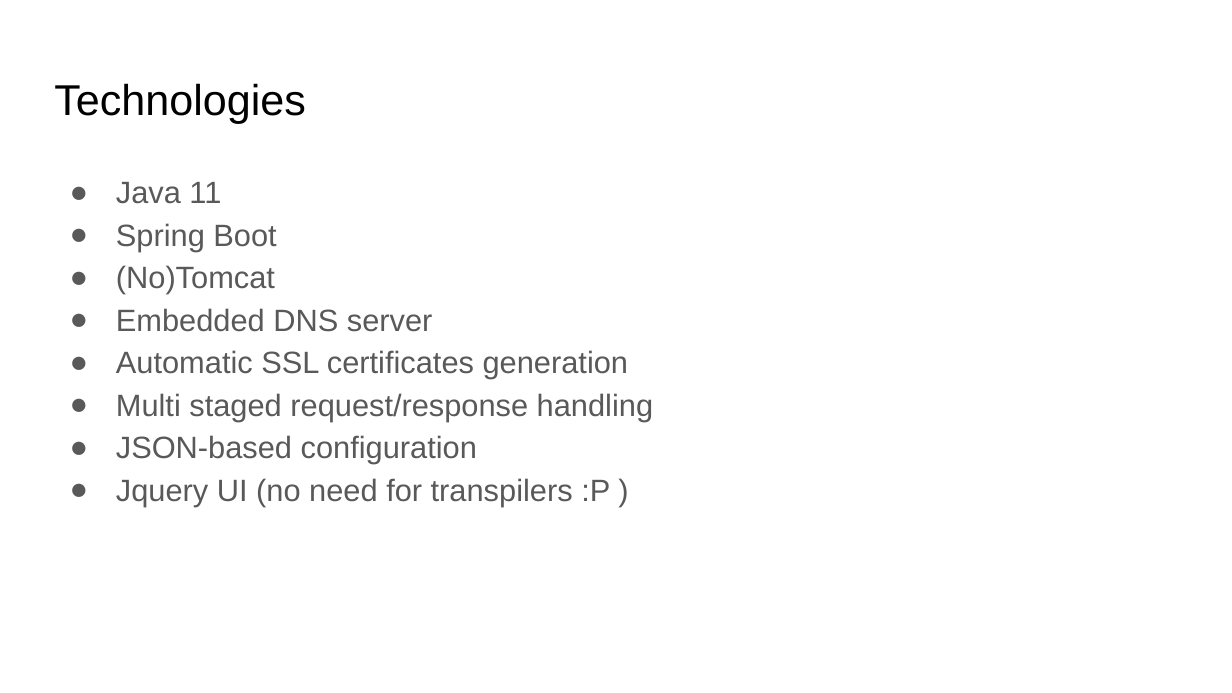
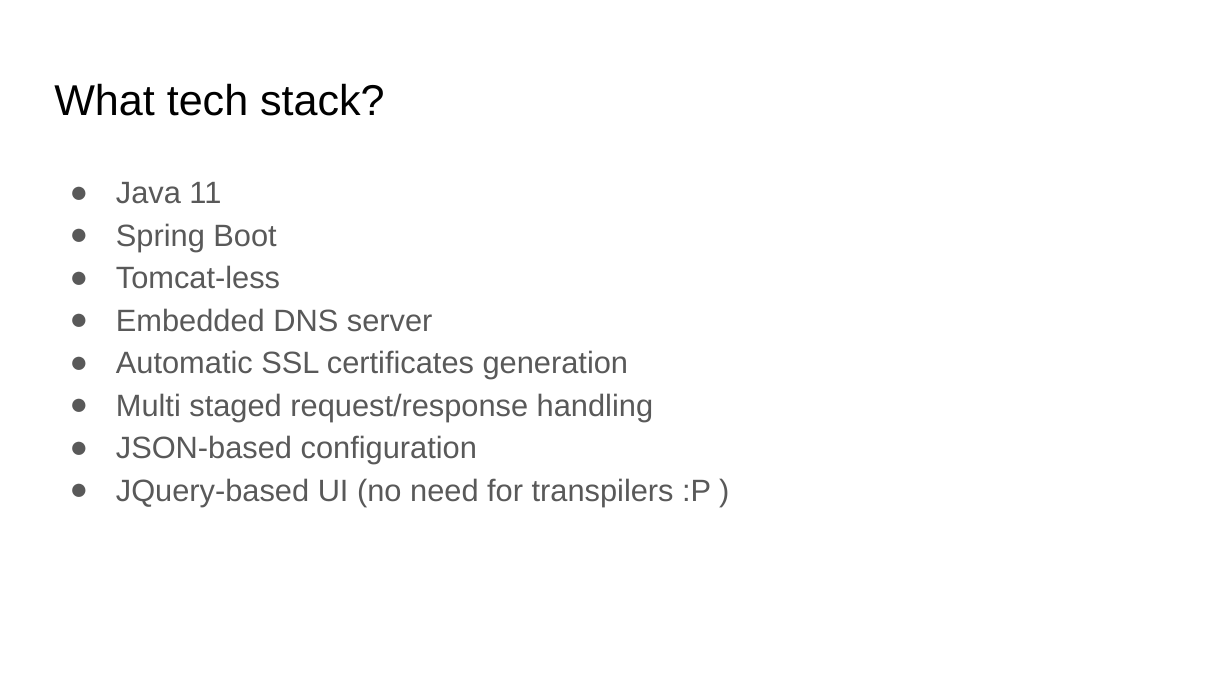
Before and after one commit to kendarorg/HttpAnsweringMachine, a slide deck: slide 4 of docs/HAM.pptx. Drawn at 1232x693 pixels with LibreOffice and Linux fonts; fonts in the diff are those of the drawing. Boxes give left, top, right and bottom in pixels: in the first picture for what was removed or moved away, otherwise in the second. Text is boxed around its words. In the diff, an @@ line names an element or a change of style, - is before the commit and + after.

```diff
--- a/docs/HAM.pptx
+++ b/docs/HAM.pptx
@@ title at bbox=[54, 83, 384, 116]: text changed @@
-Technologies
+What tech stack?
@@ text at bbox=[116, 265, 280, 289]: text changed @@
-● (No)Tomcat
+● Tomcat-less
@@ text at bbox=[116, 478, 711, 506]: text changed @@
-● Jquery UI (no need for transpilers :P )
+● JQuery-based UI (no need for transpilers :P )
```
Also in this commit, not shown: 5 other slides changed, 1 slide added.
